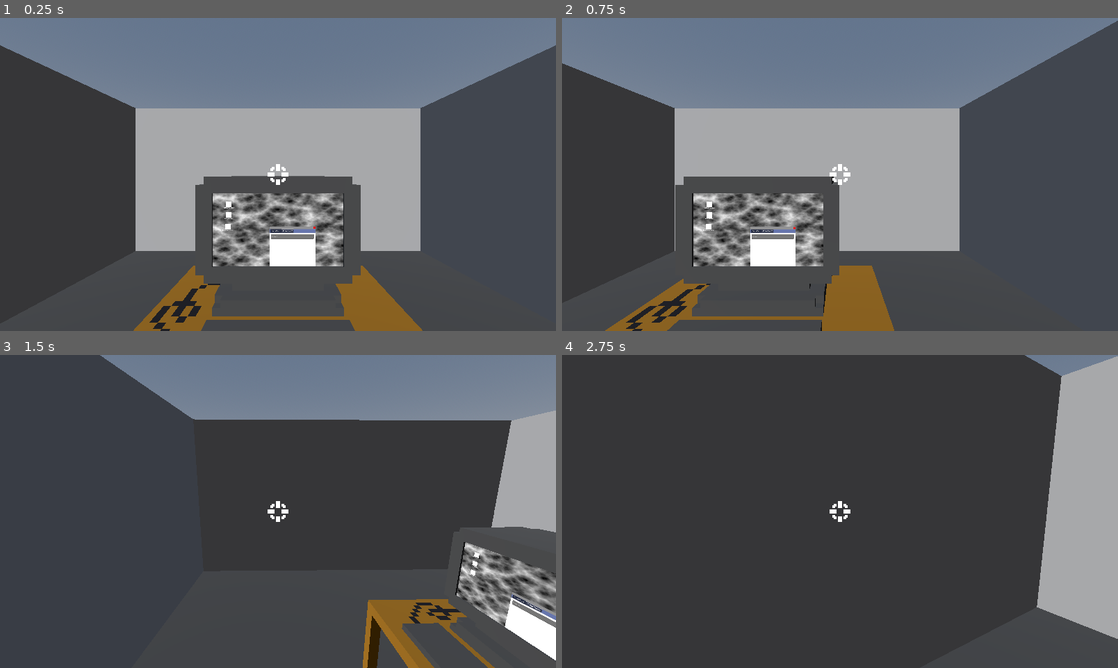
Above: before the commit, frames 1-4 (two rows, left to right).
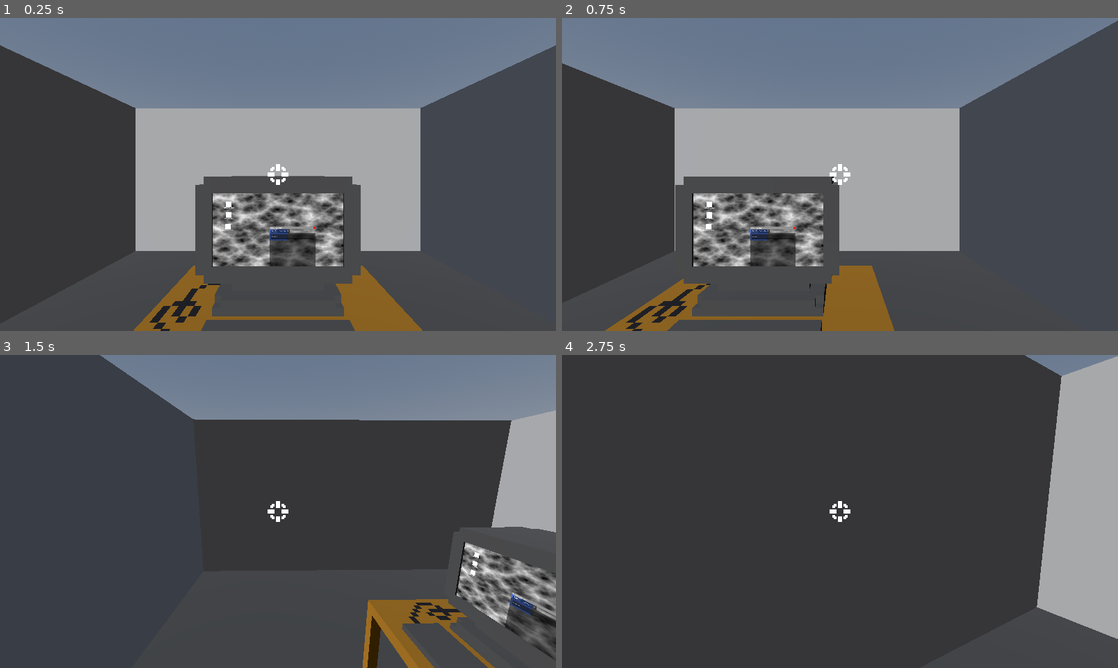
Above: after the commit, the same moments.

Repository: maxwaldman8/gmtk-2026
Game: Godot game, scene res://scenes/room.tscn
The game is run twice, just before and just after one commit, with the same random seed, the same clock (stepped at 60 frames per second) and the same inputs.
Inputs (mouse positions are in pixels of both pictures, inside the frame that each line leads up to):
- Up to frame 1 (0.25 s): no input
- Up to frame 2 (0.75 s): tap Enter at 0.5 s; move the mouse to (962, 158) at 0.52 s; press the mouse at (962, 158) at 0.53 s; hold D (right) from 0.53 s (still down)
- Up to frame 3 (1.5 s): tap Space (jump) at 0.77 s; move the mouse to (250, 511) at 1.27 s; release D (right) at 1.28 s; release the mouse at (250, 511) at 1.28 s; hold W (forward) from 1.28 s (still down); click (250, 511) at 1.35 s
- Up to frame 4 (2.75 s): keep holding W (forward); tap Space (jump) at 1.52 s; move the mouse to (851, 505) at 2.02 s; press the mouse at (851, 505) at 2.03 s

The runs differ from the first frame. In frame 1, 1.0% of the frame differs, in the area x 48-57%, y 66-80%; in frame 2, 1.0%; in frame 3, 1.1%, in the area x 90-100%, y 76-98%; in frame 4, nothing differs.
Error before the commit: Invalid assignment of property or key 'text' with value of type 'String' on a base object of type 'null instance'. (res://scripts/screen/window.gd:26)

Commit message:
browser work and window labelling

Diff:
--- a/game-game/scenes/screen/window.tscn
+++ b/game-game/scenes/screen/window.tscn
@@ -35,6 +35,15 @@
 scale = Vector2(2, 2)
 texture_normal = ExtResource("1_jqdkl")
 
+[node name="TitleLabel" type="Label" parent="TitleBar" unique_id=388950284]
+layout_mode = 0
+offset_left = 6.0
+offset_top = 1.0
+offset_right = 68.0
+offset_bottom = 18.0
+theme_override_font_sizes/font_size = 12
+text = "TITLE"
+
 [node name="WindowBody" type="ColorRect" parent="." unique_id=1507924228]
 visible = false
 layout_mode = 0
--- a/game-game/scenes/screen/windows/browser_window.tscn
+++ b/game-game/scenes/screen/windows/browser_window.tscn
@@ -7,6 +7,7 @@
 offset_bottom = 400.0
 
 [node name="ColorRect" type="ColorRect" parent="." unique_id=1816412757]
+visible = false
 layout_mode = 1
 offset_right = 400.0
 offset_bottom = 400.0
@@ -16,15 +17,19 @@
 layout_mode = 0
 offset_right = 400.0
 offset_bottom = 400.0
-current_tab = 1
+current_tab = 0
 
-[node name="ColorRect" type="ColorRect" parent="TabContainer" unique_id=141905893]
+[node name="Tab 1" type="MarginContainer" parent="TabContainer" unique_id=1549954506]
+layout_mode = 2
+theme_override_constants/margin_top = 10
+metadata/_tab_index = 0
+
+[node name="ColorRect" type="ColorRect" parent="TabContainer/Tab 1" unique_id=141905893]
 visible = false
 layout_mode = 2
-color = Color(0.53541774, 0.59187496, 0.7925149, 1)
-metadata/_tab_index = 0
 
 [node name="ColorRect2" type="ColorRect" parent="TabContainer" unique_id=1327130752]
+visible = false
 layout_mode = 2
 metadata/_tab_index = 1
 
